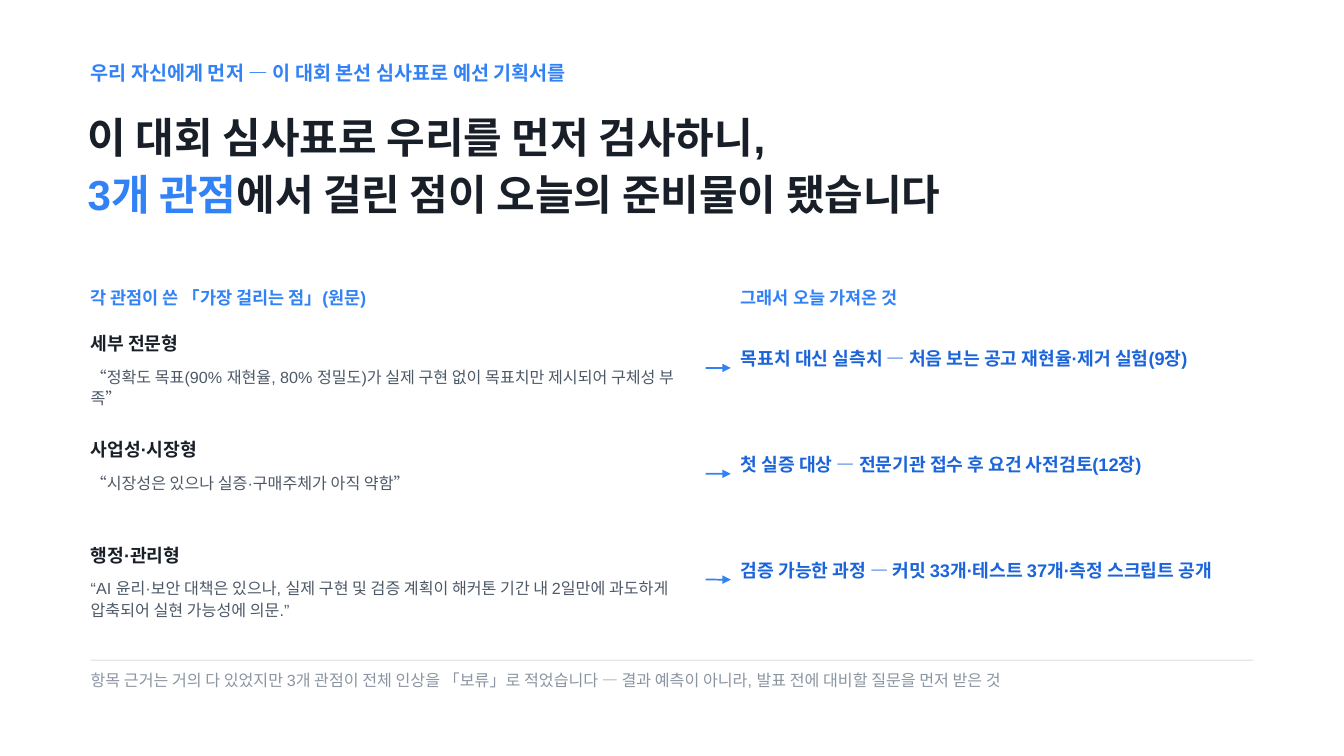
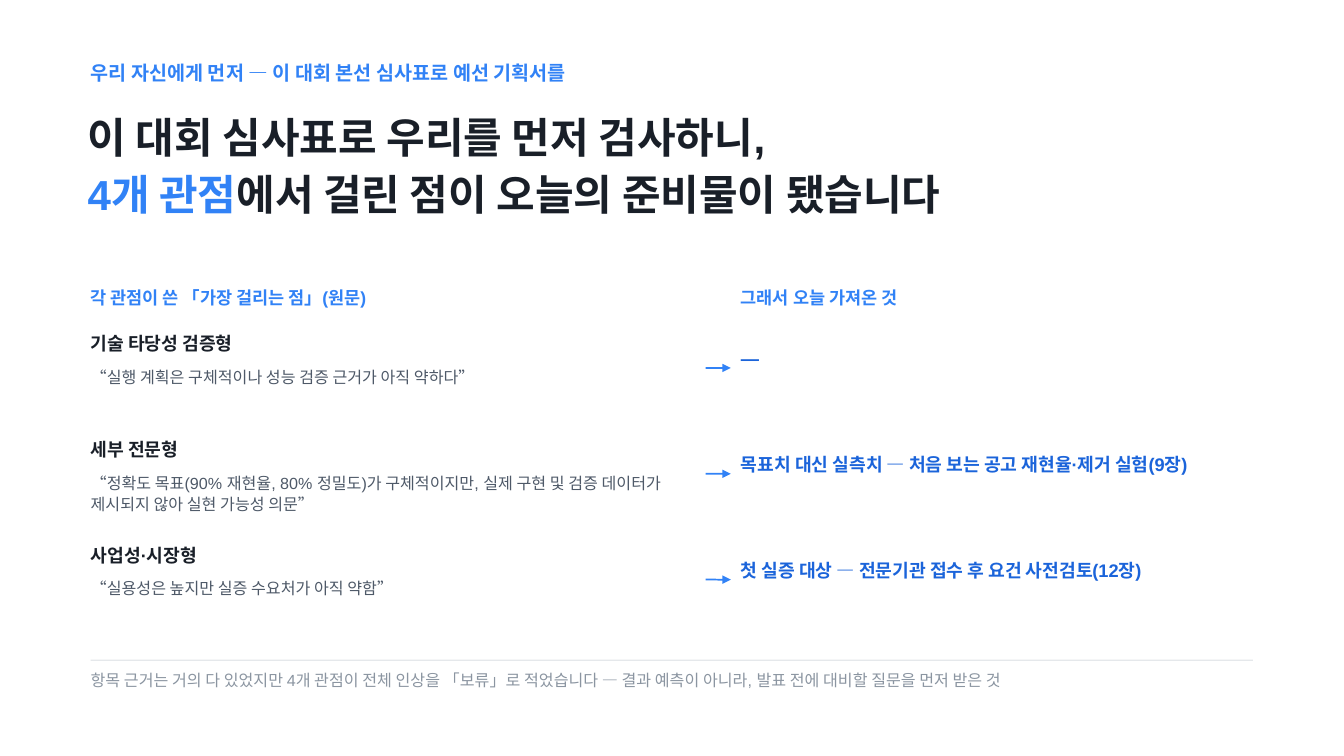
Before and after one commit to Ryugi62/rfp-to-fit, a slide deck: slide 11 of deliver/deck/RFP-to-Fit_루미아.pptx. Drawn at 1344x756 pixels with LibreOffice and Linux fonts; fonts in the diff are those of the drawing. Boxes give left, top, right and bottom in pixels: in the first picture for what was removed or moved away, otherwise in the second. Text is boxed around its words. In the diff, an @@ line names an element or a change of style, - is before the commit and + after.

```diff
--- a/deliver/deck/RFP-to-Fit_루미아.pptx
+++ b/deliver/deck/RFP-to-Fit_루미아.pptx
@@ text at (88, 174, 940, 214): text changed @@
-3개 관점에서 걸린 점이 오늘의 준비물이 됐습니다
+4개 관점에서 걸린 점이 오늘의 준비물이 됐습니다
@@ text added at (91, 334, 232, 352), 13 pt, text #191F28, bold @@
+기술 타당성 검증형
@@ text added at (741, 345, 1253, 405), 13 pt, text #1B64DA, bold @@
+—
@@ text at (91, 369, 475, 385): text changed @@
-“정확도 목표(90% 재현율, 80% 정밀도)가 실제 구현 없이 목표치만 제시되어 구체성 부족”
+“실행 계획은 구체적이나 성능 검증 근거가 아직 약하다”
@@ text at (91, 475, 661, 512): text changed @@
-“시장성은 있으나 실증·구매주체가 아직 약함”
+“정확도 목표(90% 재현율, 80% 정밀도)가 구체적이지만, 실제 구현 및 검증 데이터가 제시되지 않아 실현 가능성 의문”
@@ text removed at (91, 546, 181, 564) @@
-행정·관리형
@@ 4 texts: place and size @@
-4 texts at (91, 334, 1187, 475)
+4 texts at (91, 440, 1187, 581)
@@ text removed at (741, 561, 1211, 579) @@
-검증 가능한 과정 — 커밋 33개·테스트 37개·측정 스크립트 공개
@@ text at (91, 580, 393, 596): text changed @@
-“AI 윤리·보안 대책은 있으나, 실제 구현 및 검증 계획이 해커톤 기간 내 2일만에 과도하게 압축되어 실현 가능성에 의문.”
+“실용성은 높지만 실증 수요처가 아직 약함”
@@ text at (91, 672, 1001, 688): text changed @@
-항목 근거는 거의 다 있었지만 3개 관점이 전체 인상을 「보류」로 적었습니다 — 결과 예측이 아니라, 발표 전에 대비할 질문을 먼저 받은 것
+항목 근거는 거의 다 있었지만 4개 관점이 전체 인상을 「보류」로 적었습니다 — 결과 예측이 아니라, 발표 전에 대비할 질문을 먼저 받은 것
```
Also in this commit, not shown: 4 other slides changed, 12 other files.
